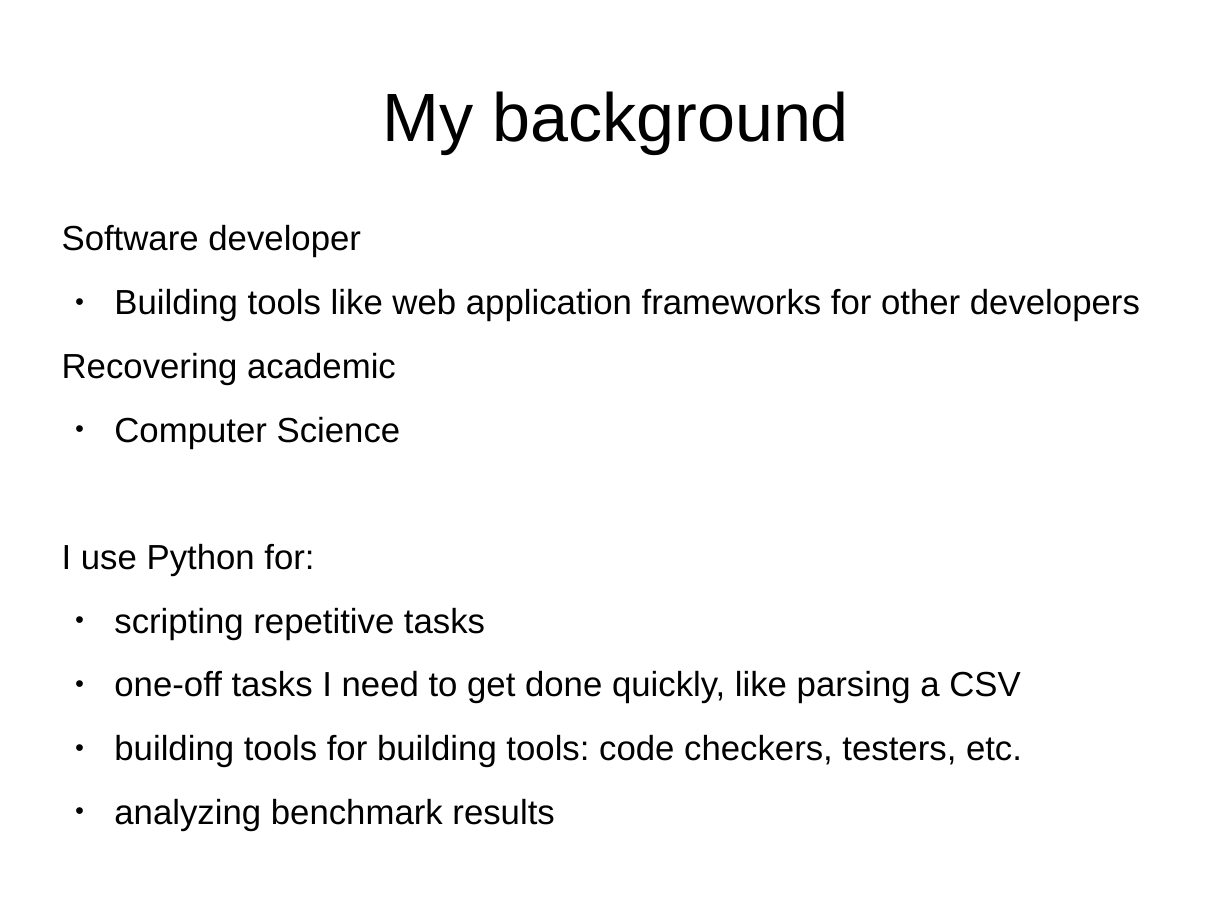
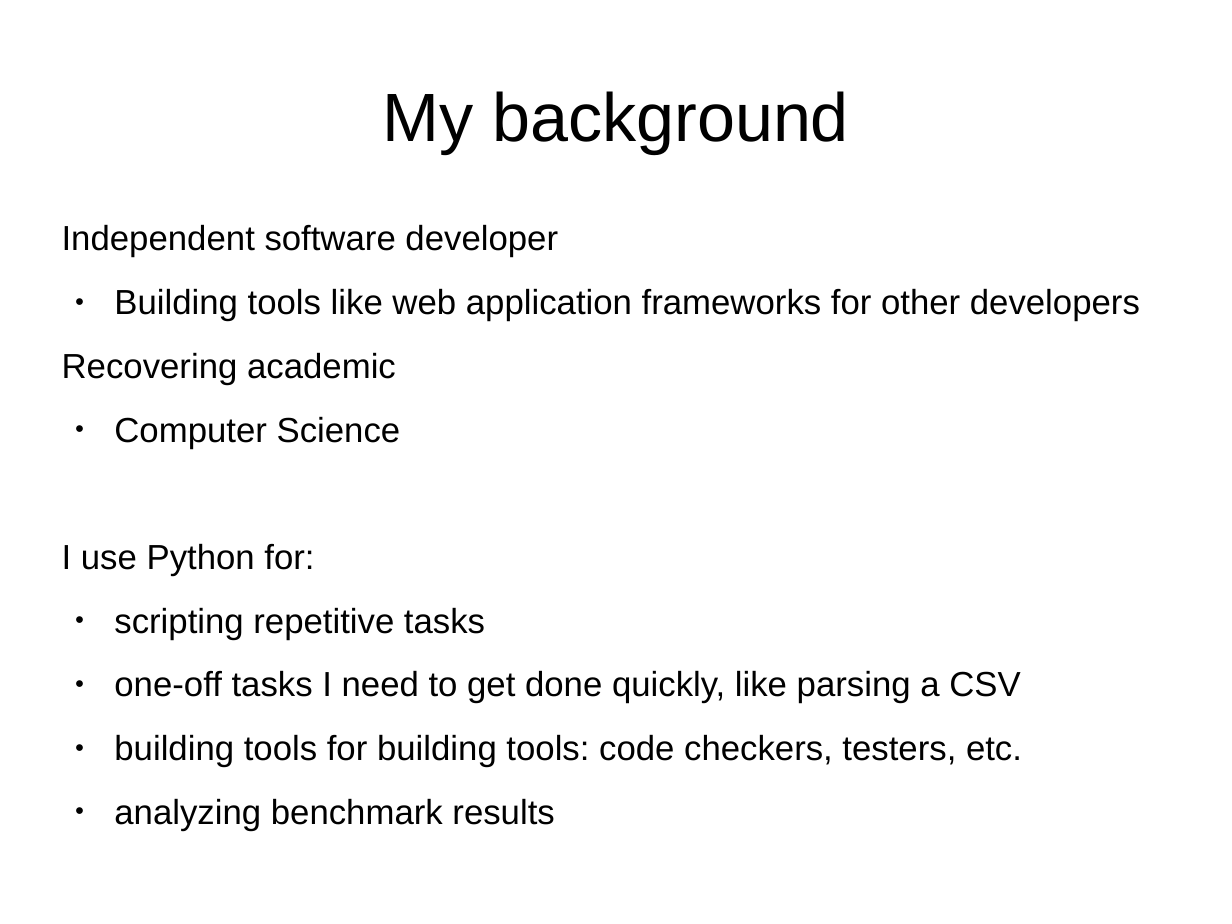
Before and after one commit to chxy/python, a slide deck: slide 5 of intro.odp. Drawn at 1232x924 pixels with LibreOffice and Linux fonts; fonts in the diff are those of the drawing. Boxes give left, top, right and bottom in pixels: in the first picture for what was removed or moved away, otherwise in the second. Text is boxed around its words. In the diff, an @@ line names an element or a change of style, - is before the commit and + after.

```diff
--- a/intro.odp
+++ b/intro.odp
@@ text at [62, 224, 558, 258]: text changed @@
-Software developer
+Independent software developer
```
Also in this commit, not shown: 1 slide added.
